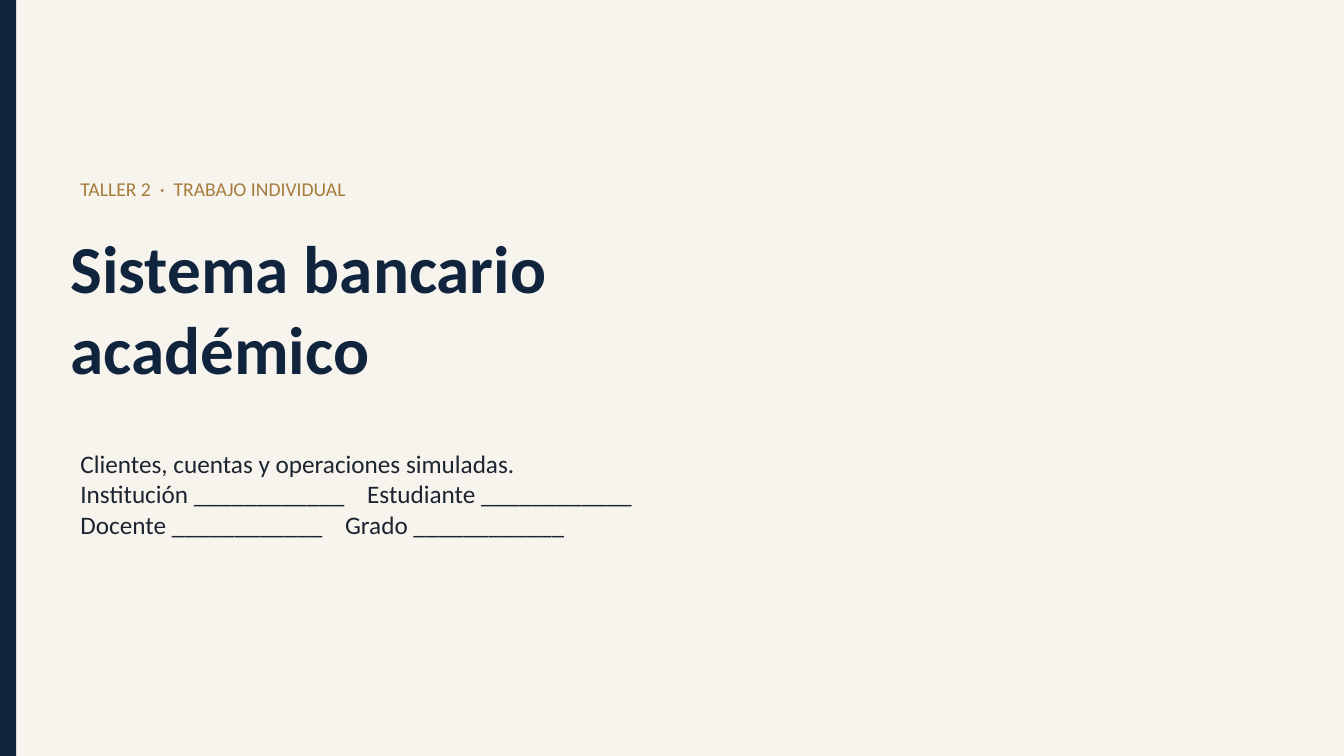
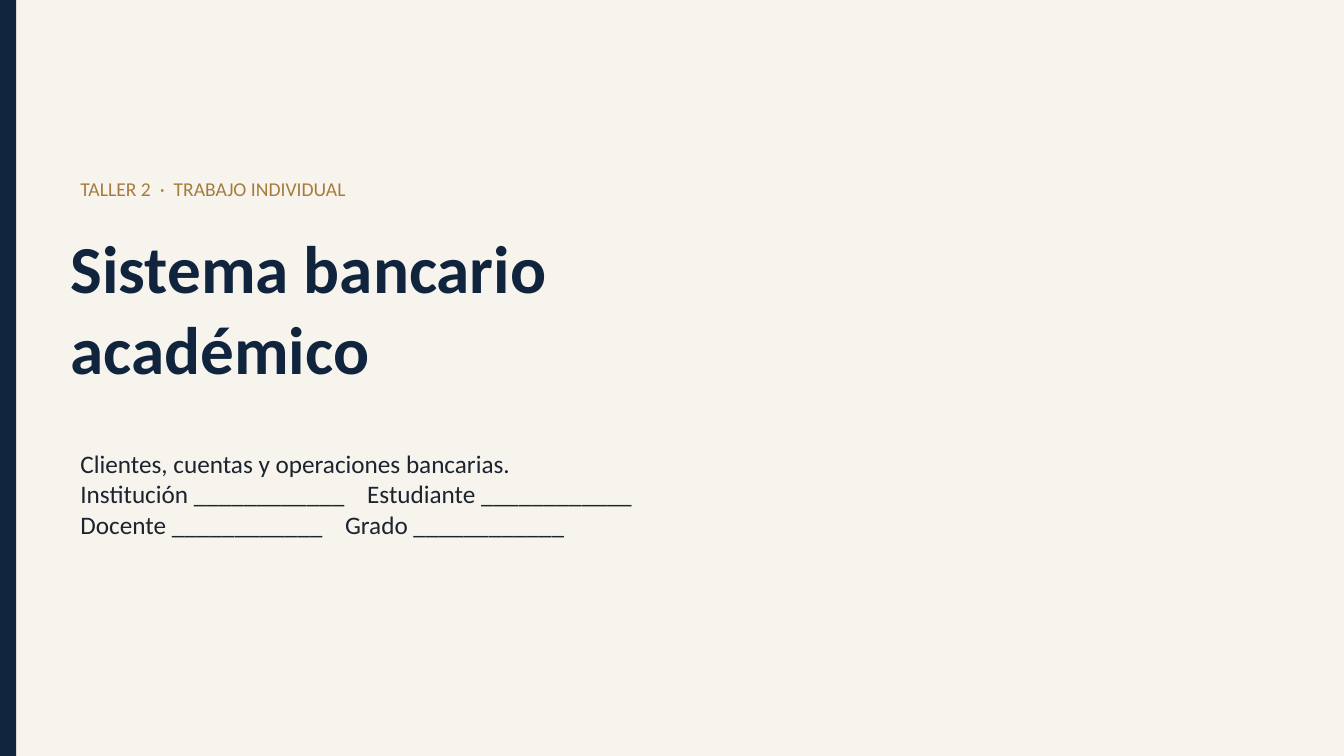
Before and after one commit to afriely-2025553/sistema-bancario, a slide deck: slide 1 of docs/presentacion-sistema-bancario.pptx. Drawn at 1344x756 pixels with LibreOffice and Linux fonts; fonts in the diff are those of the drawing. Boxes give left, top, right and bottom in pixels: in the first picture for what was removed or moved away, otherwise in the second. Text is boxed around its words. In the diff, an @@ line names an element or a change of style, - is before the commit and + after.

```diff
--- a/docs/presentacion-sistema-bancario.pptx
+++ b/docs/presentacion-sistema-bancario.pptx
@@ text at (80, 455, 510, 477): text changed @@
-Clientes, cuentas y operaciones simuladas.
+Clientes, cuentas y operaciones bancarias.
```
Also in this commit, not shown: 7 other slides changed, 47 other files.
